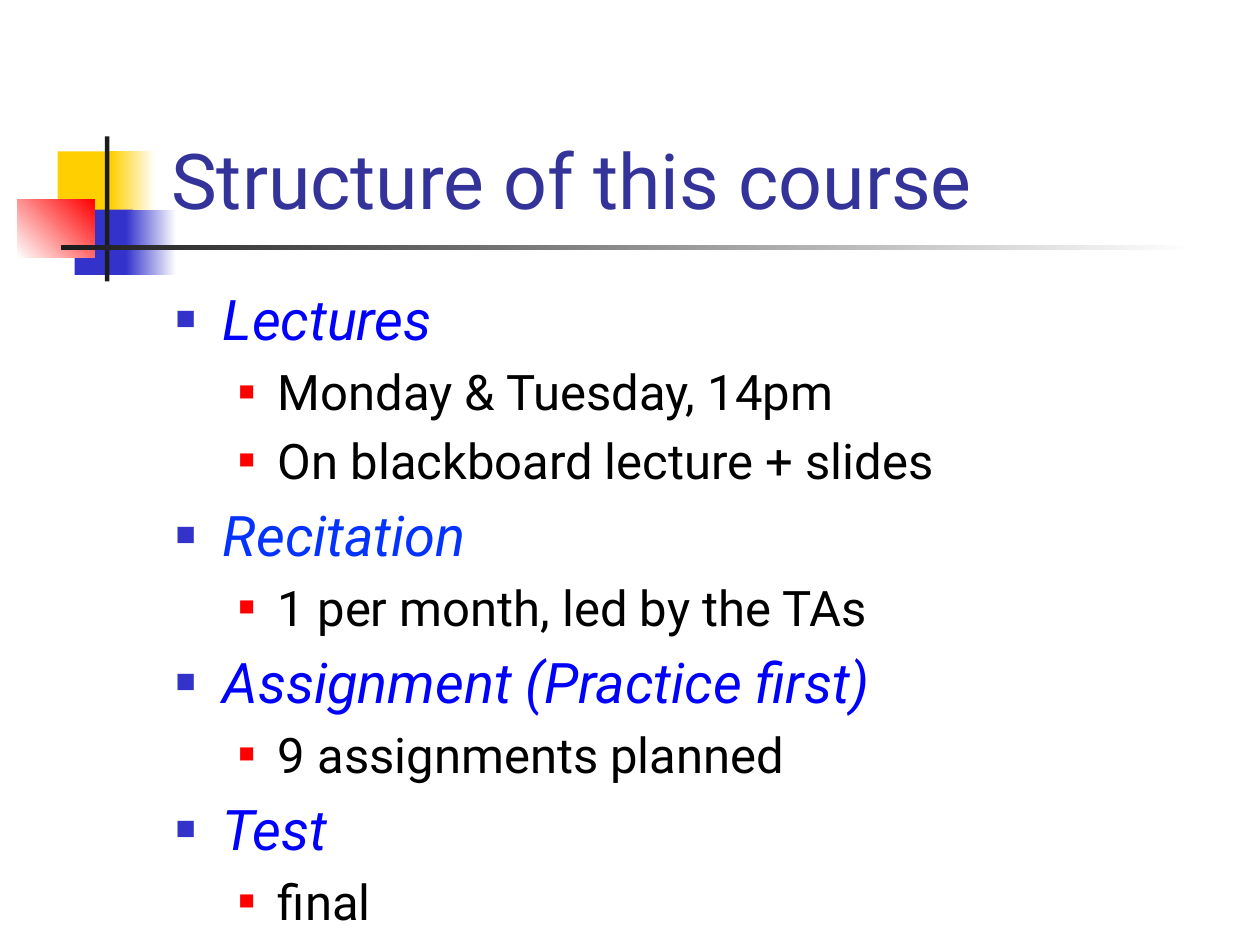
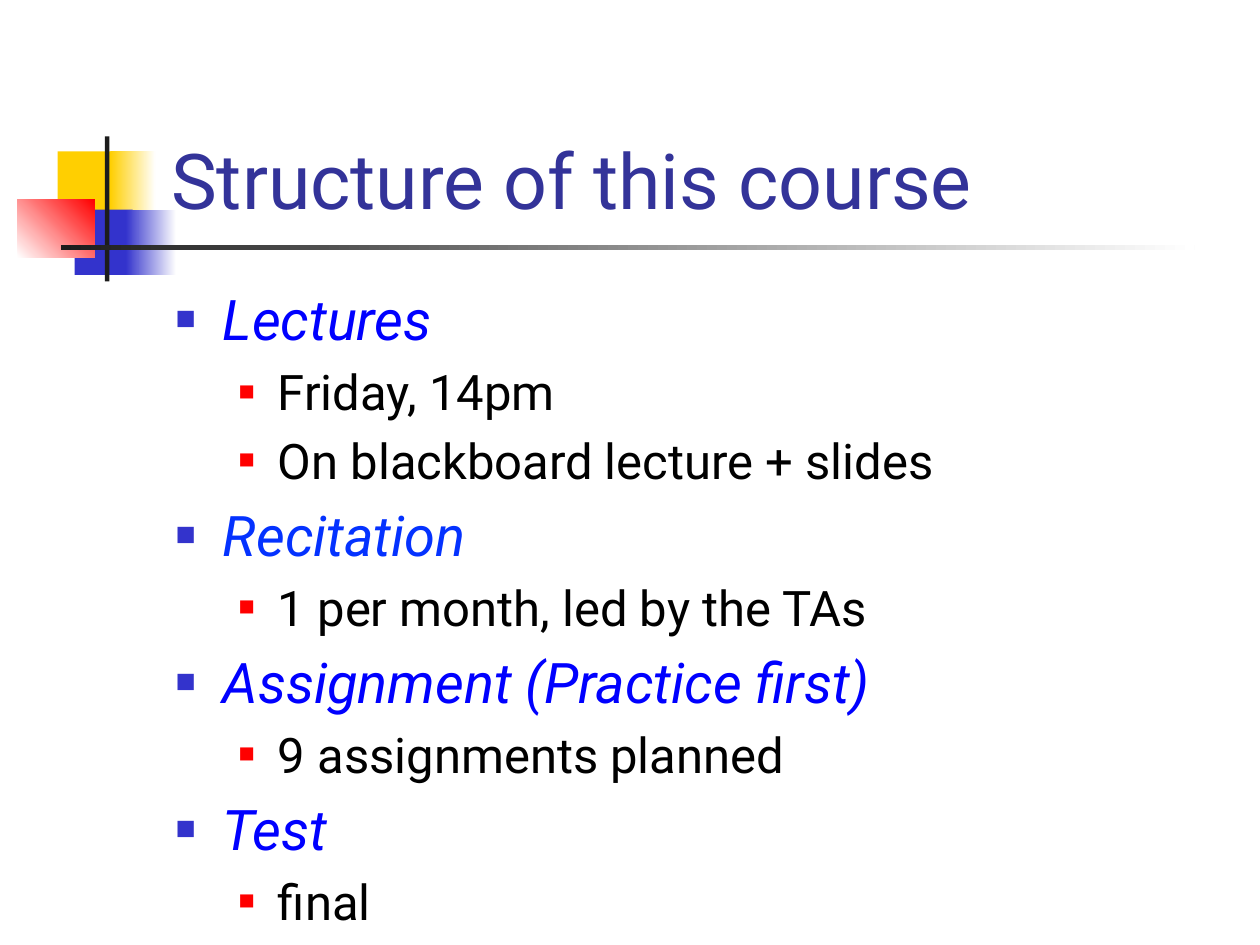
Before and after one commit to csslab-ustc/csslab-ustc.github.io, a slide deck: slide 11 of courses/theory/slides/lec01-overview.pptx. Drawn at 1260x945 pixels with LibreOffice and Linux fonts; fonts in the diff are those of the drawing. Boxes give left, top, right and bottom in pixels: in the first picture for what was removed or moved away, otherwise in the second. Text is boxed around its words. In the diff, an @@ line names an element or a change of style, - is before the commit and + after.

```diff
--- a/courses/theory/slides/lec01-overview.pptx
+++ b/courses/theory/slides/lec01-overview.pptx
@@ text at bbox=[278, 373, 554, 421]: text changed @@
-  ■ Monday & Tuesday, 14pm
+  ■ Friday, 14pm
```
Also in this commit, not shown: 1 other slide changed.
